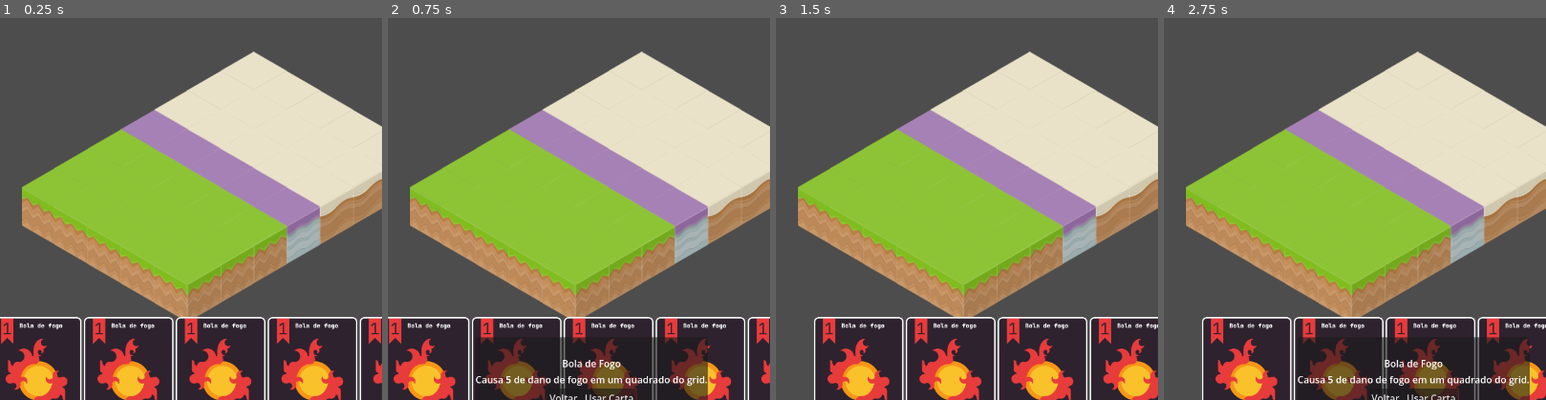
Above: before the commit, frames 1-4 (left to right).
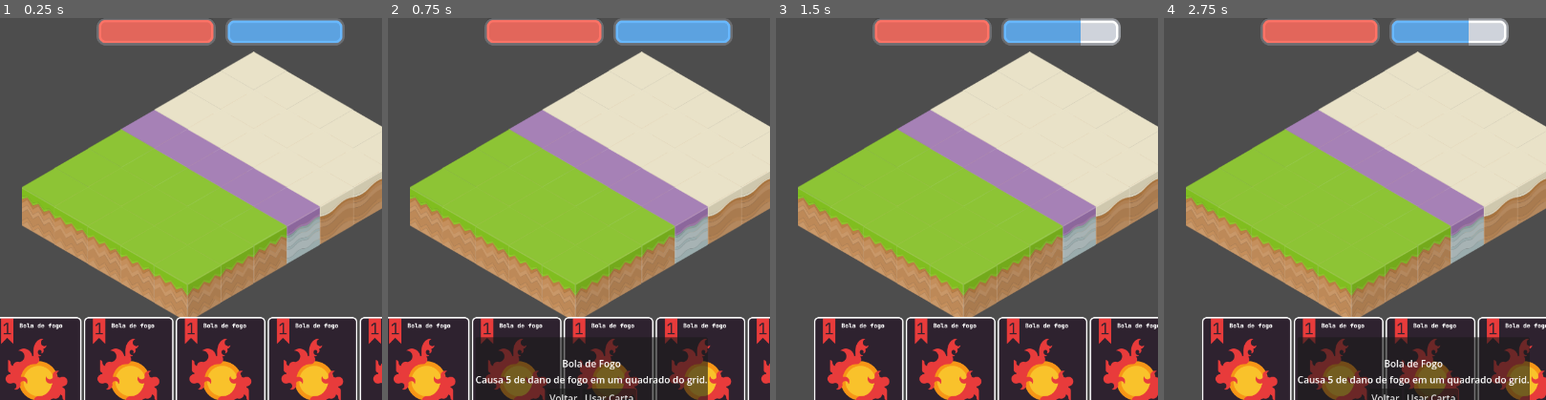
Above: after the commit, the same moments.

Repository: Magistratus-Studio/Grimmoria
Game: Godot game, scene res://Cenas/Combate.tscn
Same seed, same stepped clock (60 frames per second), same inputs: the game is played once before the commit and once after it. This scene is started directly instead of the project's main scene.
Inputs (mouse positions are % of the whole screen's width and height, from its top left):
- Up to frame 1 (0.25 s): no input
- Up to frame 2 (0.75 s): click (26, 48) at 0.5 s
- Up to frame 3 (1.5 s): click "Usar Carta" at 1.25 s
- Up to frame 4 (2.75 s): click (32, 48) at 2.02 s
The pictures show only the part of the screen within x 21-71%, y 0-50%; the shares and areas given below are measured in that part.

The runs differ from the first frame. In frame 1, 4.3% of the frame differs, in the area x 25-91%, y 0-8%; in frame 2, 4.3%; in frame 3, 4.3%; in frame 4, 4.3%.

Commit message:
feat: adiciona barra de vida e mana

Diff:
--- a/grimmoria/Assets/Cartas/bolaDeFogo.tres
+++ b/grimmoria/Assets/Cartas/bolaDeFogo.tres
@@ -5,5 +5,6 @@
 
 [resource]
 script = ExtResource("1_3drnl")
+aoe = "1x1"
 imagem_da_carta = ExtResource("1_exgfc")
 metadata/_custom_type_script = "uid://7lqt15c7fviv"
--- a/grimmoria/Cenas/Combate.tscn
+++ b/grimmoria/Cenas/Combate.tscn
@@ -4,10 +4,24 @@
 [ext_resource type="Script" uid="uid://dh2lm161qctcj" path="res://Scripts/combate.gd" id="1_wug3p"]
 [ext_resource type="Texture2D" uid="uid://du3i4lu4eeaai" path="res://Sprites/leitura/tilemap-characters.png" id="2_803ca"]
 [ext_resource type="Resource" uid="uid://b0p7o771bkjlb" path="res://Assets/Cartas/bolaDeFogo.tres" id="2_wug3p"]
+[ext_resource type="Script" uid="uid://cpny1x1o178x5" path="res://Cenas/StatusController.gd" id="5_siuw5"]
+[ext_resource type="Texture2D" uid="uid://ug7ljhogi6fv" path="res://Sprites/spritesheet-double.png" id="5_t8vnd"]
 
 [sub_resource type="AtlasTexture" id="AtlasTexture_t8vnd"]
 atlas = ExtResource("2_803ca")
 region = Rect2(2, 1, 20, 23)
+
+[sub_resource type="AtlasTexture" id="AtlasTexture_siuw5"]
+atlas = ExtResource("5_t8vnd")
+region = Rect2(1120, 448, 32.12256, 64)
+
+[sub_resource type="AtlasTexture" id="AtlasTexture_bal3l"]
+atlas = ExtResource("5_t8vnd")
+region = Rect2(1120, 129, 32, 63)
+
+[sub_resource type="AtlasTexture" id="AtlasTexture_8biop"]
+atlas = ExtResource("5_t8vnd")
+region = Rect2(1120, 384, 32, 64)
 
 [node name="Combate" type="Node2D" unique_id=919140062]
 script = ExtResource("1_wug3p")
@@ -33,7 +47,32 @@
 anchor_right = 1.0
 anchor_bottom = 0.06484375
 grow_horizontal = 2
+theme_override_constants/separation = 16
+alignment = 1
+script = ExtResource("5_siuw5")
 metadata/_edit_use_anchors_ = true
+
+[node name="HpBar" type="TextureProgressBar" parent="CanvasLayer/StatusTopo" unique_id=1797981928]
+custom_minimum_size = Vector2(200, 0)
+layout_mode = 2
+nine_patch_stretch = true
+stretch_margin_left = 16
+stretch_margin_top = 14
+stretch_margin_right = 16
+stretch_margin_bottom = 14
+texture_under = SubResource("AtlasTexture_siuw5")
+texture_progress = SubResource("AtlasTexture_bal3l")
+
+[node name="MpBar" type="TextureProgressBar" parent="CanvasLayer/StatusTopo" unique_id=1746075842]
+custom_minimum_size = Vector2(200, 0)
+layout_mode = 2
+nine_patch_stretch = true
+stretch_margin_left = 16
+stretch_margin_top = 14
+stretch_margin_right = 16
+stretch_margin_bottom = 14
+texture_under = SubResource("AtlasTexture_siuw5")
+texture_progress = SubResource("AtlasTexture_8biop")
 
 [node name="MaoJogador" type="HBoxContainer" parent="CanvasLayer" unique_id=575488525]
 anchors_preset = -1
@@ -59,6 +98,7 @@
 text = "Encerrar Turno"
 
 [node name="ModalDescricao" type="PanelContainer" parent="CanvasLayer" unique_id=1714106413]
+visible = false
 custom_minimum_size = Vector2(200, 150)
 offset_right = 200.0
 offset_bottom = 150.0
@@ -86,6 +126,7 @@
 layout_mode = 2
 text = "Usar Carta"
 
+[connection signal="cartaUsada" from="." to="CanvasLayer/StatusTopo" method="use_mana"]
 [connection signal="pressed" from="CanvasLayer/TurnoButton" to="." method="_on_turno_button_pressed"]
 [connection signal="pressed" from="CanvasLayer/ModalDescricao/VBoxContainer/HBoxContainer/BotaoFechar" to="." method="_on_botao_fechar_modal_pressed"]
 [connection signal="pressed" from="CanvasLayer/ModalDescricao/VBoxContainer/HBoxContainer/BotaoJogar" to="." method="_on_botao_jogar_modal_pressed"]
--- /dev/null
+++ b/grimmoria/Cenas/StatusController.gd
@@ -0,0 +1,34 @@
+extends HBoxContainer
+
+const MAXHP: int = Globals.MAXVIDA
+const MAXMP: int = Globals.MAXMANA
+
+@onready var hpBar: TextureProgressBar = $HpBar
+@onready var mpBar: TextureProgressBar = $MpBar
+
+@onready var hp: int = MAXHP
+@onready var mp: int = MAXMP
+
+func _ready() -> void:
+	hpBar.max_value = MAXHP
+	mpBar.max_value = MAXMP
+	hpBar.value = hp
+	mpBar.value = mp
+
+func take_damage(damage):
+	hpBar.value -= damage
+	hp -= damage
+	clampi(hp, 0, MAXHP)
+	Globals.hp = hp
+
+func use_mana(mpUsada: int):
+	mpBar.value -= mpUsada
+	mp -= mpUsada
+	clampi(mp, 0, MAXMP)
+	Globals.mp = mp
+
+func _input(event: InputEvent) -> void:
+	if event is InputEventKey and event.pressed and event.keycode == KEY_0:
+		take_damage(10)
+	if event is InputEventKey and event.pressed and event.keycode == KEY_1:
+		use_mana(10)
--- a/grimmoria/Scripts/Globals.gd
+++ b/grimmoria/Scripts/Globals.gd
@@ -1,4 +1,8 @@
 extends Node
+
+# Constantes mago
+const MAXVIDA:             int = 100
+const MAXMANA:             int = 3
 
 # Constantes indices roda sentimentos
 const INDC_TRISTEZA:    int = 0
@@ -24,6 +28,9 @@
 	0, #xp medo
 	0, #xp raiva
 ]
+
+var hp: int = MAXVIDA
+var mp: int = MAXMANA
 
 # --- SISTEMA DE ORIENTAÇÃO INTELIGENTE ---
 
--- a/grimmoria/Scripts/cardResource.gd
+++ b/grimmoria/Scripts/cardResource.gd
@@ -5,6 +5,7 @@
 @export var custo_ap: int = 1
 @export var valor_dano: int = 5
 @export_enum("Ataque", "Defesa", "Especial") var tipo: String = "Ataque"
+@export_enum("1x1", "3x3", "Cruz", "Cone", "Diagonais", "Linha") var aoe: String = "1x1"
 @export var imagem_da_carta: Texture2D
 
 # A descrição que SERÁ MOSTRADA NO MODAL
--- a/grimmoria/Scripts/combate.gd
+++ b/grimmoria/Scripts/combate.gd
@@ -1,4 +1,6 @@
 extends Node2D
+
+signal cartaUsada(mp: int)
 
 @onready var tileMap: TileMapLayer = $TileMapLayer
 # Referências dos nós do Modal
@@ -108,6 +110,14 @@
 
 		# 1. LÓGICA DO JOGO: (Exemplo) APLICAR DANOS / MANA AQUI...
 		# Seu código de redução de AP e dano vai aqui usando carta_selecionada_dados
+		if Globals.mp >= carta_selecionada_dados.custo_ap:
+			cartaUsada.emit(carta_selecionada_dados.custo_ap)
+		else:
+			print("Mana insuficiente")
+			modal_descricao.visible = false
+			carta_selecionada_dados = null
+			carta_selecionada_no = null
+			return
 
 		# 2. ADICIONAR À PILHA DE DESCARTE:
 		# Guarda os dados lógicos da carta na nossa lista de descarte antes de sumir com ela
Not shown, added: grimmoria/Cenas/StatusController.gd.uid
Binary file added: grimmoria/Sprites/spritesheet-double.png
Not shown, added: grimmoria/Sprites/spritesheet-double.png.import
